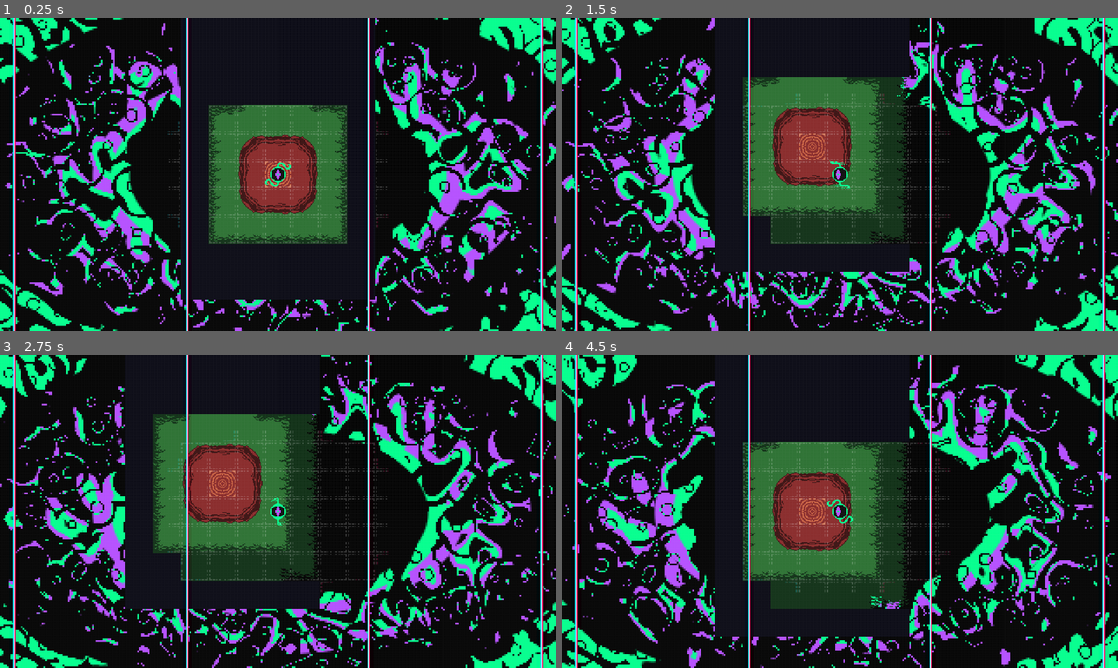
Above: before the commit, frames 1-4 (two rows, left to right).
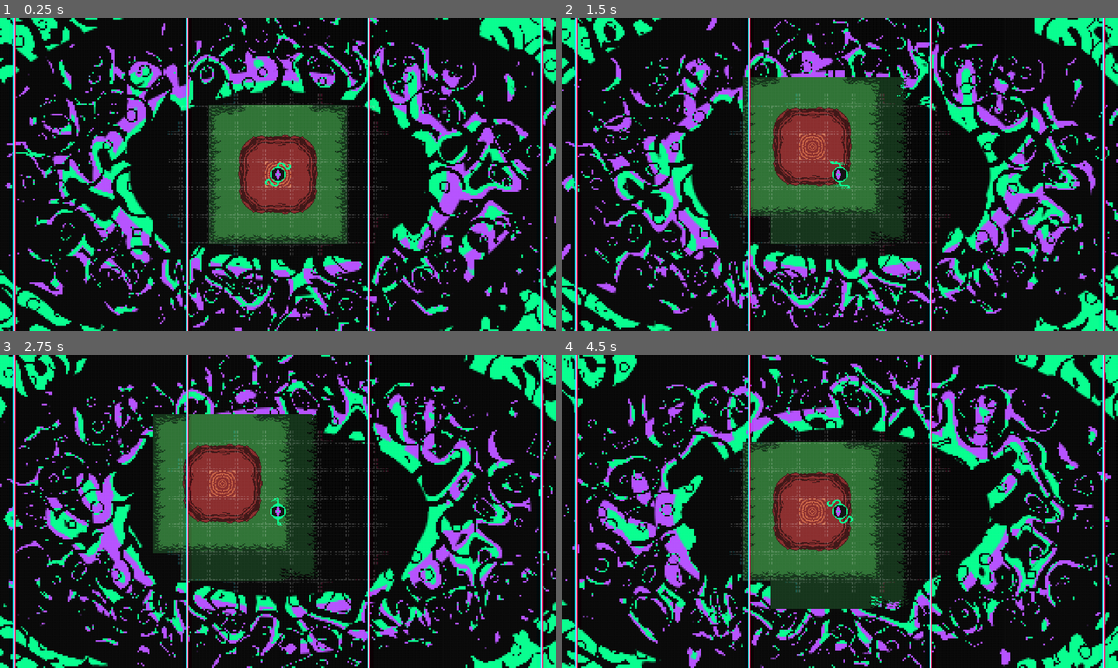
Above: after the commit, the same moments.

Repository: FaunaPolaris/HomeMadeCCG
Game: Godot game, scene res://scenes/main_screen.tscn
Two runs of this game, one before a commit and one after it. Both use one fixed random seed, a clock stepped at 60 frames per second and the inputs below.
Inputs (mouse positions are in pixels of both pictures, inside the frame that each line leads up to):
- Up to frame 1 (0.25 s): no input
- Up to frame 2 (1.5 s): move the mouse to (962, 158) at 0.52 s; hold Right (ui_right) 0.53-1.28 s; move the mouse to (728, 190) at 1.27 s; hold Down (ui_down) from 1.28 s (still down)
- Up to frame 3 (2.75 s): move the mouse to (333, 442) at 2.02 s; release Down (ui_down) at 2.03 s; hold Right (ui_right) from 2.03 s (still down)
- Up to frame 4 (4.5 s): move the mouse to (812, 574) at 2.77 s; release Right (ui_right) at 2.78 s; hold Up (ui_up) 2.78-3.53 s; move the mouse to (1006, 558) at 3.52 s; hold Left (ui_left) from 3.53 s (still down); move the mouse to (673, 464) at 4.27 s

The runs differ from the first frame. In frame 1, 5.1% of the frame differs, in the area x 32-68%, y 0-90%; in frame 2, 2.9%; in frame 3, 3.1%; in frame 4, 4.4%.

Commit message:
unexplored map is transparent, not covered
Fog was an opaque rectangle drawn on top of the map. Showing the
background through it is not a colour change: a transparent rect draws
nothing, so it cannot erase what is underneath. The map has to not be
drawn there at all.

So the tilemap layers become the render target rather than the source of
truth. On load, Map copies what you drew in the editor into _authored and
empties the layers. Revealing a cell paints that cell's authored tiles
back, across all three layers. Unexplored ground is genuinely absent, and
the cloud background shows through it.

Consequences that had to be handled:

  - has_biome now reads the authored copy, not the layer, so passability
    does not depend on what has been explored. Walking into the dark is
    how you reveal it, so the dark must not block.
  - get_bounds returns the authored bounds. Reading the layers' used rect
    would have shrunk the map to whatever is currently visible.
  - the groundless-tile warning reads the authored copy too, since by the
    time it runs the layers are empty.
  - entities on unexplored cells are hidden, so an unexplored area gives
    nothing away. The focused entity always reveals around itself, so it
    is never hidden by this.
  - Fog.gd and the fog node are deleted. There is nothing left to draw,
    and no fog art is needed - plot/art_todo.md updated to say so.

hide_all now empties the layers as well as the revealed set, so it really
does put the map back to unexplored.

Verified headless with 32 assertions: layers start empty, authored ground
is still known while invisible, revealing draws only what was seen, a far
authored cell stays undrawn, walking paints as it goes, ground behind
stays drawn, entities hide and unhide, occupancy and off-map refusal still
hold, and hide_all undraws everything.

Also checked visually under xvfb at 1920x1080: the 5x5 opens on the
background, and walking east then north grows an L of explored ground with
the clouds showing through everywhere else.

Co-Authored-By: Claude Opus 5 (1M context) <noreply@anthropic.com>

Diff:
--- a/scenes/map.tscn
+++ b/scenes/map.tscn
@@ -3,7 +3,6 @@
 [ext_resource type="Script" uid="uid://81pegqvg2b3h" path="res://script/map/Map.gd" id="1_0cso3"]
 [ext_resource type="TileSet" uid="uid://bp3aso8bkba0q" path="res://assets/map/tiles/biome_tileset.tres" id="1_paxxb"]
 [ext_resource type="TileSet" uid="uid://oboe0lrjeey8" path="res://assets/map/tiles/building_tileset.tres" id="2_gldc4"]
-[ext_resource type="Script" uid="uid://cqdv4rixhs117" path="res://script/map/Fog.gd" id="3_fog01"]
 
 [node name="map" type="Node2D" unique_id=675885628]
 texture_filter = 1
@@ -22,7 +21,3 @@
 position = Vector2(-16, -16)
 tile_map_data = PackedByteArray("AAAAAAAAAAABAAEAAAA=")
 tile_set = ExtResource("2_gldc4")
-
-[node name="fog" type="Node2D" parent="." unique_id=1108734521]
-z_index = 1
-script = ExtResource("3_fog01")
--- a/script/entity/Entity.gd
+++ b/script/entity/Entity.gd
@@ -54,8 +54,11 @@
 	return Global.current_map.can_enter(cell, self)
 
 
-## Snaps the entity onto its cell, in map-local space.
+## Snaps the entity onto its cell, in map-local space, and hides it when that
+## cell has not been explored yet.
 ## The focused entity ends up at the screen center because the map itself is
 ## offset by exactly that cell — see [method Global.refresh_view].
 func	refresh_position() -> void:
 	position = Vector2(map_position) * Global.TILE_SIZE
+	if Global.current_map != null:
+		visible = Global.current_map.is_revealed(map_position)
--- a/script/map/Fog.gd
+++ /dev/null
@@ -1,24 +0,0 @@
-extends Node2D
-
-class_name Fog
-
-## Colour of a cell the player has not seen yet.
-## Flat rectangles are a placeholder until there is fog art to draw instead.
-const UNSEEN_COLOR := Color(0.03, 0.028, 0.07)
-
-@onready var	_map	: Map = get_parent()
-
-
-func	_ready() -> void:
-	_map.revealed_changed.connect(queue_redraw)
-
-
-## Covers every unseen cell inside the map's bounds. Outside the bounds there is
-## nothing to hide, so the background shows through as void.
-func	_draw() -> void:
-	var bounds := _map.get_bounds()
-	for x in range(bounds.position.x, bounds.end.x):
-		for y in range(bounds.position.y, bounds.end.y):
-			var cell := Vector2i(x, y)
-			if not _map.is_revealed(cell):
-				draw_rect(_map.cell_rect(cell), UNSEEN_COLOR)
--- a/script/map/Map.gd
+++ b/script/map/Map.gd
@@ -2,20 +2,32 @@
 
 class_name Map
 
-## Emitted when cells are revealed or hidden, so the fog can redraw.
+## Emitted when cells are revealed or hidden.
 signal revealed_changed
 
 @onready var	biome		: TileMapLayer = $biome
 @onready var	prop		: TileMapLayer = $prop
 @onready var	building	: TileMapLayer = $building
 
+## The map as drawn in the editor: layer -> cell -> [source_id, atlas, alternative].
+## This is the authority for what the map contains. The TileMapLayers themselves
+## only ever hold the part of it the player has seen, so unexplored ground draws
+## nothing at all and the background shows through.
+var	_authored	: Dictionary = {}
+
+## The area the authored map covers. Kept aside because the layers get emptied,
+## which would otherwise shrink their used rect to whatever is currently visible.
+var	_bounds		: Rect2i
+
 ## Cells the player has already seen. Used as a set; only the keys matter.
 var	_revealed	: Dictionary = {}
 
 
 func	_ready() -> void:
+	_capture_authored_tiles()
 	_warn_on_misaligned_layers()
 	_warn_on_groundless_tiles()
+	_erase_all_layers()
 
 
 ## True when an entity is allowed to stand on [param cell].
@@ -24,12 +36,20 @@
 ## never counts as blocking itself.
 ##
 ## Props and buildings deliberately do not block: walking onto them is how you
-## interact with them.
+## interact with them. Unexplored cells do not block either — walking into the
+## dark is how you reveal it.
 func	can_enter(cell : Vector2i, mover : Entity = null) -> bool:
 	if not has_biome(cell):
 		return false
 	var occupant := entity_at(cell)
 	return occupant == null or occupant == mover
+
+
+## True when the map was drawn with ground on [param cell].
+## Reads what was authored, not what is currently visible, so passability does
+## not depend on what the player has explored.
+func	has_biome(cell : Vector2i) -> bool:
+	return _cells_of(biome).has(cell)
 
 
 ## The entity standing on [param cell], or null when the cell is free.
@@ -45,14 +65,9 @@
 	return null
 
 
-## True when [param cell] has ground drawn on the biome layer.
-func	has_biome(cell : Vector2i) -> bool:
-	return biome.get_cell_source_id(cell) != -1
-
-
-## The rectangle of cells the map covers, taken from the drawn biome.
+## The rectangle of cells the authored map covers.
 func	get_bounds() -> Rect2i:
-	return biome.get_used_rect()
+	return _bounds
 
 
 ## Where [param cell] sits in the map's own space.
@@ -68,16 +83,20 @@
 
 
 ## Reveals the square of side [code]vision_range * 2 + 1[/code] centered on
-## [param cell]. A range of 2 reveals 5x5.
+## [param cell], drawing the tiles that were authored there. A range of 2
+## reveals 5x5.
 func	reveal_around(cell : Vector2i, vision_range : int) -> void:
 	var changed := false
 	for x in range(cell.x - vision_range, cell.x + vision_range + 1):
 		for y in range(cell.y - vision_range, cell.y + vision_range + 1):
 			var seen := Vector2i(x, y)
-			if not _revealed.has(seen):
-				_revealed[seen] = true
-				changed = true
+			if _revealed.has(seen):
+				continue
+			_revealed[seen] = true
+			_draw_cell(seen)
+			changed = true
 	if changed:
+		refresh_entity_visibility()
 		revealed_changed.emit()
 
 
@@ -86,6 +105,8 @@
 	if _revealed.is_empty():
 		return
 	_revealed.clear()
+	_erase_all_layers()
+	refresh_entity_visibility()
 	revealed_changed.emit()
 
 
@@ -94,11 +115,58 @@
 	return _revealed.size()
 
 
+## Hides entities standing on cells the player has not seen, so an unexplored
+## area gives nothing away.
+func	refresh_entity_visibility() -> void:
+	for child in get_children():
+		var entity := child as Entity
+		if entity != null:
+			entity.visible = is_revealed(entity.map_position)
+
+
+func	_layers() -> Array:
+	return [biome, prop, building]
+
+
+func	_cells_of(layer : TileMapLayer) -> Dictionary:
+	return _authored.get(layer, {})
+
+
+## Copies what was drawn in the editor out of the layers, so they are free to be
+## used as the render target for the explored part of the map.
+func	_capture_authored_tiles() -> void:
+	for layer : TileMapLayer in _layers():
+		var cells := {}
+		for cell in layer.get_used_cells():
+			cells[cell] = [
+				layer.get_cell_source_id(cell),
+				layer.get_cell_atlas_coords(cell),
+				layer.get_cell_alternative_tile(cell),
+			]
+		_authored[layer] = cells
+	_bounds = biome.get_used_rect()
+
+
+func	_erase_all_layers() -> void:
+	for layer : TileMapLayer in _layers():
+		layer.clear()
+
+
+## Draws whatever was authored on [param cell], across every layer.
+func	_draw_cell(cell : Vector2i) -> void:
+	for layer : TileMapLayer in _layers():
+		var cells := _cells_of(layer)
+		if not cells.has(cell):
+			continue
+		var tile : Array = cells[cell]
+		layer.set_cell(cell, tile[0], tile[1], tile[2])
+
+
 ## A layer that is not centered on the cell grid would put its tiles half a cell
 ## away from where entities stand, so say so loudly instead of drifting quietly.
 func	_warn_on_misaligned_layers() -> void:
 	var expected := -Vector2.ONE * Global.TILE_SIZE * 0.5
-	for layer : TileMapLayer in [biome, prop, building]:
+	for layer : TileMapLayer in _layers():
 		if not layer.position.is_equal_approx(expected):
 			push_warning("Map: layer '%s' sits at %s, expected %s. Its tiles will not line up with entity coordinates." % [layer.name, layer.position, expected])
 
@@ -106,6 +174,6 @@
 ## Props and buildings need biome under them, same as entities do.
 func	_warn_on_groundless_tiles() -> void:
 	for layer : TileMapLayer in [prop, building]:
-		for cell in layer.get_used_cells():
+		for cell in _cells_of(layer):
 			if not has_biome(cell):
 				push_warning("Map: '%s' has a tile at %s with no biome under it." % [layer.name, cell])
Not shown, removed: script/map/Fog.gd.uid
Not shown, changed: plot/art_todo.md
